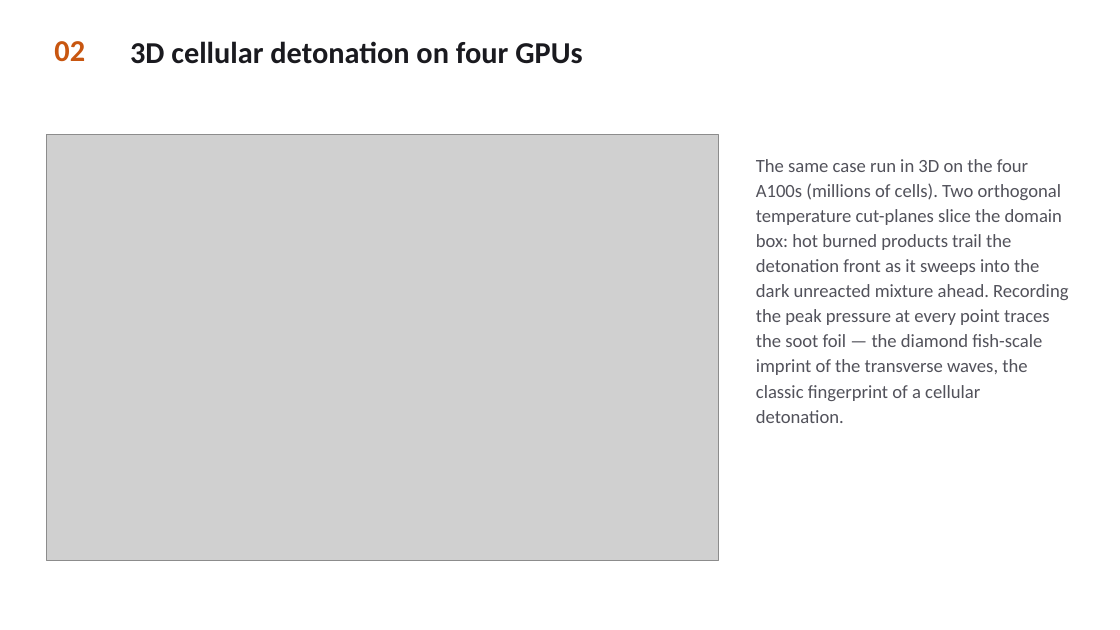
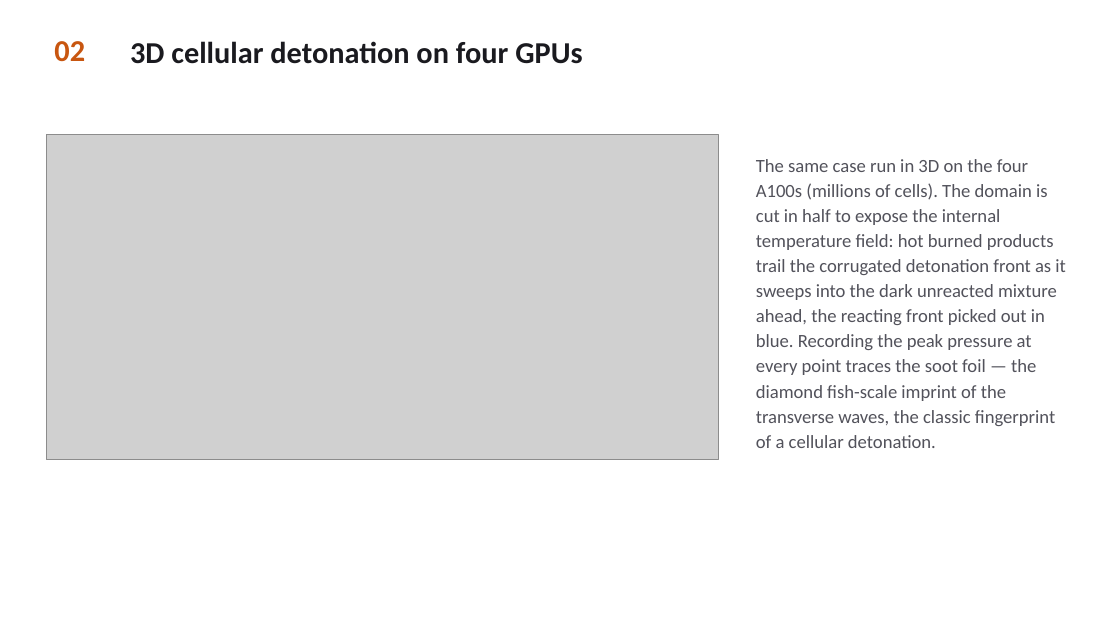
Before and after one commit to sbryngelson/MFC, a slide deck: slide 3 of MFC_combustion_showcase.pptx. Drawn at 1120x630 pixels with LibreOffice and Linux fonts; fonts in the diff are those of the drawing; grey boxes stand for pictures. Boxes give left, top, right and bottom in pixels: in the first picture for what was removed or moved away, otherwise in the second. Text is boxed around its words. In the diff, an @@ line names an element or a change of style, - is before the commit and + after.

Commit message:
docs: use half-domain-cut 3D detonation view in showcase deck

```diff
--- a/MFC_combustion_showcase.pptx
+++ b/MFC_combustion_showcase.pptx
@@ picture: place and size @@
-picture at [46, 134, 718, 560]
+picture at [46, 134, 718, 460]
@@ text at [756, 159, 1066, 448]: text changed @@
-The same case run in 3D on the four A100s (millions of cells). Two orthogonal temperature cut-planes slice the domain box: hot burned products trail the detonation front as it sweeps into the dark unreacted mixture ahead. Recording the peak pressure at every point traces the soot foil — the diamond fish-scale imprint of the transverse waves, the classic fingerprint of a cellular detonation.
+The same case run in 3D on the four A100s (millions of cells). The domain is cut in half to expose the internal temperature field: hot burned products trail the corrugated detonation front as it sweeps into the dark unreacted mixture ahead, the reacting front picked out in blue. Recording the peak pressure at every point traces the soot foil — the diamond fish-scale imprint of the transverse waves, the classic fingerprint of a cellular detonation.
```
